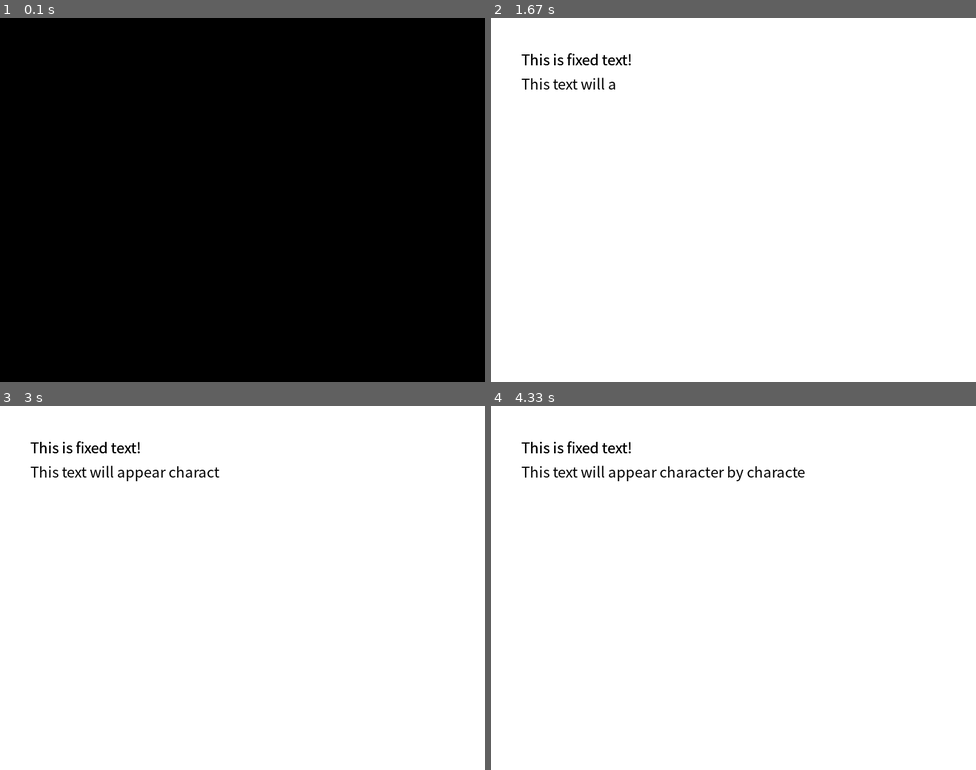
Above: before the commit, frames 1-4 (two rows, left to right).
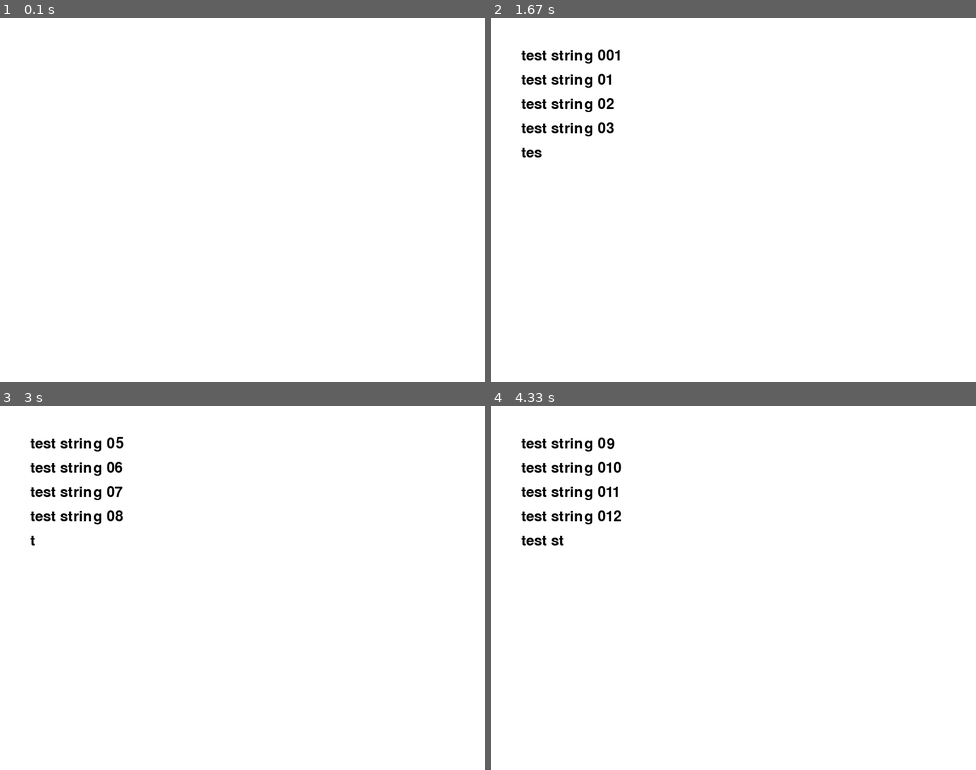
Above: after the commit, the same moments.

Repository: akeyi2018/py-game
Game: pygame game, started from Q_017/show_fix_text.py
Two runs of this game, one before a commit and one after it. Both use one fixed random seed, a clock stepped at 60 frames per second and the inputs below.
Inputs:
- Up to frame 1 (0.1 s): no input
- Up to frame 2 (1.67 s): tap Space at 0.33, 0.73, 1.03, 1.23, 1.57 s
- Up to frame 3 (3 s): tap Space at 1.87, 2.07, 2.37, 2.63, 2.97 s
- Up to frame 4 (4.33 s): tap Space at 3.27, 3.4, 3.8, 4.1 s

The runs differ from the first frame. In frame 1, 100% of the frame differs, in the area x 0-100%, y 0-100%; in frame 2, 1.5%; in frame 3, 1.6%; in frame 4, 2.0%.

Commit message:
add animation text

Diff:
--- a/Q_017/base_main.py
+++ b/Q_017/base_main.py
@@ -96,8 +96,11 @@
         self.battle.status.draw_status(self.display_surface)
         # self.battle_sprites.draw_battle()
         # print(dt)
-        self.animation_sprites.update(dt)
-        self.animation_sprites.draw(self.display_surface)
+        self.battle.text_sprites.update(dt)
+        if self.battle.text_sprites.animation_complete:
+            self.battle.text_sprites.finalize_animation()
+
+        self.battle.text_sprites.draw(self.display_surface, self.battle.battle_message)
 
 
     def show_game_over(self):
@@ -110,7 +113,7 @@
     def reset_game_state(self):
         # 全てのスプライトを再生成
         self.all_sprites = AllSprites()
-        self.battle_sprites = AllSprites()
+        # self.battle_sprites = AllSprites()
 
         # プレイヤーとマップを再生成
         self.player, self.current_map = Map(self.all_sprites).create()
--- a/Q_017/battle.py
+++ b/Q_017/battle.py
@@ -250,7 +250,8 @@
 
 
     def draw_text(self, screen):
-        self.text_sprites.display_text_animation(screen, self.set_message())
+        # self.text_sprites.display_text_animation(screen, self.set_message())
+        self.text_sprites.start_animation(self.set_message())
 
     def handle_mouse_event(self, event):
         # 戦闘中のみボタンの押下処理を有効化
--- a/Q_017/show_fix_text.py
+++ b/Q_017/show_fix_text.py
@@ -2,7 +2,7 @@
 import sys
 
 class TextAnimation(pg.sprite.Sprite):
-    def __init__(self, font, fore_color, bg_color, x, y, all_sprites, screen):
+    def __init__(self, font, fore_color, bg_color, x, y, screen):
         super().__init__()
         self.font = font
         self.color = fore_color
@@ -10,91 +10,137 @@
         self.x = x
         self.y = y
         self.screen = screen
-        self.all_sprites = all_sprites
-        self.all_sprites.add(self)
 
         # アニメーション用の変数
-        self.current_text = ''  # 現在表示されている文字列（1文字ずつ表示）
+        self.current_text = ''  # 現在表示されている文字列
         self.full_text = ''  # アニメーションで表示するテキスト
-        self.animation_timer = 0  # アニメーションの経過時間
-        self.text_position = (x, y)
-        self.fixed_text_surface = None  # 固定テキストを保存
-        self.fixed_text_position = None
+        self.animation_timer = 0  # アニメーション用のタイマー
+        self.fixed_texts = []  # 表示済みの固定テキスト
         self.animation_complete = False  # アニメーション完了フラグ
-
-    def set_fixed_text(self, text):
-        """固定テキストを設定し描画"""
-        self.fixed_text_surface = self.font.render(text, True, self.color)
-        self.fixed_text_position = (self.x, self.y)  # 固定テキストの描画位置
-        self.screen.blit(self.fixed_text_surface, self.fixed_text_position)
-        pg.display.update()
+        self.is_updating = False  # アニメーションが進行中かどうかを示すフラグ
+        self.ready_to_finalize = False  # finalize_animationを呼び出す準備ができたかのフラグ
+        self.pending_addition = None  # 次に追加する文字列
 
     def start_animation(self, string):
         """アニメーションを開始"""
-        self.current_text = ''  # アニメーション用の現在のテキストを初期化
+        # print(f"Starting animation with text: {string}")  # デバッグ用メッセージ
+        self.current_text = ''  # アニメーションの現在テキストを初期化
         self.full_text = string  # アニメーション対象のフルテキスト
-        self.animation_complete = False  # フラグをリセット
+        self.animation_complete = False  # アニメーション完了フラグをリセット
+        self.is_updating = True  # アニメーションが進行中とする
+        self.ready_to_finalize = False  # finalize_animationの準備ができていない
 
     def update(self, delta_time):
         """アニメーション処理"""
-        if self.animation_complete:
-            # アニメーションが完了している場合は、最後の状態を保持
-            self.image = self.font.render(self.current_text, True, self.color)
-            self.screen.blit(self.image, (self.x, self.y + 40))  # 完了後も表示を維持
-            return
+        if self.animation_complete and not self.ready_to_finalize:
+            return  # アニメーション完了時、finalizeが準備できていなければ処理しない
 
-        self.animation_timer += delta_time
-        if self.animation_timer >= 30:  # 30msごとに1文字追加
-            if len(self.current_text) < len(self.full_text):
-                self.current_text += self.full_text[len(self.current_text)]  # 1文字追加
-                self.image = self.font.render(self.current_text, True, self.color)
-                self.screen.blit(self.fixed_text_surface, self.fixed_text_position)  # 固定テキストを再描画
-                self.screen.blit(self.image, (self.x, self.y + 40))  # アニメーションテキストを描画
-                pg.display.update()
+        if self.is_updating:  # アニメーション中であれば、テキストを更新
+            self.animation_timer += delta_time
+            if self.animation_timer >= 30:  # 30msごとに1文字追加
+                if len(self.current_text) < len(self.full_text):
+                    self.current_text += self.full_text[len(self.current_text)]  # 次の1文字を追加
+                else:
+                    self.animation_complete = True  # アニメーションが完了
+                    self.is_updating = False  # アニメーション更新を停止
+                    self.ready_to_finalize = True  # finalize_animationを呼べる状態に
+                self.animation_timer = 0  # タイマーをリセット
+
+    def draw(self, fixed_texts):
+        """現在の状態を描画"""
+        # self.fixed_texts = fixed_texts
+        v = fixed_texts[:-1]
+        # すでに表示された固定テキストを描画
+        for i, text in enumerate(v):
+            text_surface = self.font.render(text, True, self.color)
+            self.screen.blit(text_surface, (self.x, self.y + i * 40))
+        # アニメーション中のテキストを描画（アニメーション中だけ）
+        if not self.animation_complete:
+            # print('NNNNN')
+            text_surface = self.font.render(self.current_text, True, self.color)
+            if len(fixed_texts) > 0:
+                pos = len(fixed_texts) -1
             else:
-                self.animation_complete = True  # アニメーションが完了
-            self.animation_timer = 0  # タイマーをリセット
+                pos = 0
+            self.screen.blit(text_surface, (self.x, self.y + pos * 40))
 
-WINDOW_WIDTH = 800
-WINDOW_HEIGHT = 600
+    # def draw_fix(self, fixed_texts):
+    #     # print(f"test string {fix_list}")
+    #     for i, text in enumerate(fixed_texts):
+    #         text_surface = self.font.render(text, True, self.color)
+    #         self.screen.blit(text_surface, (self.x, (self.y + i +1) * 40))
+
+    def finalize_animation(self):
+        """アニメーション終了後、テキストを固定リストに追加"""
+        if self.ready_to_finalize:  # finalize準備ができていれば実行
+            print(f"Finalizing animation with text: {self.full_text}")  # アニメーション終了時に表示する文字列
+            # self.fixed_texts.append((self.full_text, True))  # アニメーション済みとして追加
+            print(f"Finalizing animation with text: {self.fixed_texts}")
+            self.animation_complete = False  # 次のアニメーション用にリセット
+            self.ready_to_finalize = False  # finalize準備をリセット
+            # return self.full_text  # 完了した文字列を返す
+        return None
+
+# 画面設定
+WINDOW_WIDTH, WINDOW_HEIGHT = 800, 600
 WHITE = (255, 255, 255)
 BLACK = (0, 0, 0)
 
 pg.init()
 screen = pg.display.set_mode((WINDOW_WIDTH, WINDOW_HEIGHT))
+pg.display.set_caption("Text Animation Example")
 screen.fill(WHITE)
-pg.display.set_caption("Text Animation Example")
-font = pg.font.Font("../battle/Meiryo.ttf", 24)
-all_sprites = pg.sprite.Group()
+
+# フォント設定
+font = pg.font.Font(None, 36)  # `None`を使うとデフォルトフォントが利用されます
 clock = pg.time.Clock()
 
-# テキストアニメーションクラスの初期化
-text_animation = TextAnimation(font, BLACK, WHITE, 50, 50, all_sprites, screen)
+# TextAnimationクラスのインスタンスを作成
+text_animation = TextAnimation(font, BLACK, WHITE, 50, 50, screen)
 
-# 固定テキストの設定
-# text_animation.set_fixed_text("This is fixed text!")
+# 表示用のリスト（アニメーション状態を管理する）
+init_list = ["test string 001"]  # (テキスト, アニメーション済みフラグ)
+fix_list = []
 
-# アニメーションテキストの開始
-text_animation.start_animation("This text will appear character by character.")
-# text_animation.set_fixed_text("This is fixed text!")
+count = 0
 # メインループ
 while True:
-    delta_time = clock.tick(10)  # 毎秒60フレームで更新
+
+    delta_time = clock.tick(60)  # 毎秒60フレームで更新
     for event in pg.event.get():
+
         if event.type == pg.QUIT:
             pg.quit()
             sys.exit()
 
-    # 背景を白で塗りつぶして固定テキストを再描画
+        # スペースキーでリストを更新
+        if event.type == pg.KEYDOWN and event.key == pg.K_SPACE:
+
+            # 新しい文字列を作成し、アニメーションを開始
+            if count == 0:
+                new_string = init_list[0]
+            else:
+                new_string = f"test string 0{count}"
+            # print(f"New string to animate: {new_string}")  # ログの表示
+            text_animation.start_animation(new_string)  # 新しい文字列でアニメーション開始
+            count += 1
+            fix_list.append(new_string)
+            if len(fix_list) > 5:
+                del fix_list[0]
+            # print(f"test string {fix_list}")
+
+    # 背景を白で塗りつぶし
     screen.fill(WHITE)
-    text_animation.set_fixed_text("This is fixed text!")
-    # text_animation.start_animation("This text will appear character by character.")
 
-    # アニメーションの更新
+    # アニメーションを更新
     text_animation.update(delta_time)
 
-    # アニメーションが終了した後も表示を維持
-    # if text_animation.animation_complete:
-    #     print("Animation completed!")  # アニメーションが終了したらメッセージを表示（他の処理に置き換え可能）
+    # アニメーションが終了したら現在の文字列を固定
+    if text_animation.animation_complete:
+        text_animation.finalize_animation()
 
+    # 描画
+    text_animation.draw(fix_list)
+
+    # 画面を更新
     pg.display.flip()
--- a/Q_017/utils.py
+++ b/Q_017/utils.py
@@ -64,6 +64,9 @@
         self.font = font
         self.color = fore_color
         self.bg_color = bg_color
+        self.x = x
+        self.y = y
+        # self.screen = screen
         self.current_text = ''  # 現在表示されている文字列（1文字ずつ表示）
         self.full_text = ''  # 完全なテキスト（最初は全て表示されない）
         self.image = self.font.render(self.current_text, True, self.color)
@@ -72,26 +75,81 @@
         self.all_sprites = all_sprites
         self.all_sprites.add(self)
         self.animation_timer = 0  # アニメーションの経過時間
+        self.animation_complete = False  # アニメーション完了フラグ
+        self.is_updating = False  # アニメーションが進行中かどうかを示すフラグ
+        self.ready_to_finalize = False  # finalize_animationを呼び出す準備ができたかのフラグ
+
+    # def update(self, delta_time):
+    #     """ 1文字ずつアニメーションで表示する """
+    #     self.animation_timer += delta_time
+    #     if self.animation_timer >= 30:  # 30msごとに1文字追加
+    #         if len(self.current_text) < len(self.full_text):
+    #             self.current_text += self.full_text[len(self.current_text)]  # 1文字追加
+    #             self.image = self.font.render(self.current_text, True, self.color)
+    #             self.surface = self.image
+    #         self.animation_timer = 0  # タイマーをリセット
 
     def update(self, delta_time):
-        """ 1文字ずつアニメーションで表示する """
-        self.animation_timer += delta_time
-        if self.animation_timer >= 5:  # 30msごとに1文字追加
-            if len(self.current_text) < len(self.full_text):
-                self.current_text += self.full_text[len(self.current_text)]  # 1文字追加
-                self.image = self.font.render(self.current_text, True, self.color)
-                self.surface = self.image
-            self.animation_timer = 0  # タイマーをリセット
+        """アニメーション処理"""
+        if self.animation_complete and not self.ready_to_finalize:
+            return  # アニメーション完了時、finalizeが準備できていなければ処理しない
 
-    def display_text_animation(self, screen, message):
-        """ メッセージを引数として受け取り、1文字ずつ表示するアニメーション """
-        print(message)
-        self.full_text = message  # 引数で受け取ったメッセージを設定
-        self.current_text = ''  # 現在の表示テキストをリセット
-        self.image = self.font.render(self.current_text, True, self.color)  # 変更後のテキストを空文字で初期化
-        self.surface = self.image
-        self.animation_timer = 0  # アニメーションをリセット
+        if self.is_updating:  # アニメーション中であれば、テキストを更新
+            self.animation_timer += delta_time
+            if self.animation_timer >= 2:  # 30msごとに1文字追加
+                if len(self.current_text) < len(self.full_text):
+                    self.current_text += self.full_text[len(self.current_text)]  # 次の1文字を追加
+                else:
+                    self.animation_complete = True  # アニメーションが完了
+                    self.is_updating = False  # アニメーション更新を停止
+                    self.ready_to_finalize = True  # finalize_animationを呼べる状態に
+                self.animation_timer = 0  # タイマーをリセット
 
-        # screen.fill((0, 0, 0))  # 背景を毎フレーム白に塗りつぶし
-        screen.blit(self.surface, self.rect.topleft)
-        pg.display.update()
+    # def display_text_animation(self, screen, message):
+    #     """ メッセージを引数として受け取り、1文字ずつ表示するアニメーション """
+    #     print(message)
+    #     self.full_text = message  # 引数で受け取ったメッセージを設定
+    #     self.current_text = ''  # 現在の表示テキストをリセット
+    #     self.image = self.font.render(self.current_text, True, self.color)  # 変更後のテキストを空文字で初期化
+    #     self.surface = self.image
+    #     self.animation_timer = 0  # アニメーションをリセット
+
+    #     # screen.fill((0, 0, 0))  # 背景を毎フレーム白に塗りつぶし
+    #     screen.blit(self.surface, self.rect.topleft)
+    #     pg.display.update()
+
+    def draw(self, screen, fixed_texts):
+        """現在の状態を描画"""
+        # self.fixed_texts = fixed_texts
+        v = fixed_texts[:-1]
+        # すでに表示された固定テキストを描画
+        for i, text in enumerate(v):
+            text_surface = self.font.render(text, True, self.color)
+            screen.blit(text_surface, (self.x, self.y + i * 40))
+        # アニメーション中のテキストを描画（アニメーション中だけ）
+        if not self.animation_complete:
+            # print('NNNNN')
+            text_surface = self.font.render(self.current_text, True, self.color)
+            if len(fixed_texts) > 0:
+                pos = len(fixed_texts) -1
+            else:
+                pos = 0
+            screen.blit(text_surface, (self.x, self.y + pos * 40))
+
+    def start_animation(self, string):
+        """アニメーションを開始"""
+        # print(f"Starting animation with text: {string}")  # デバッグ用メッセージ
+        self.current_text = ''  # アニメーションの現在テキストを初期化
+        self.full_text = string  # アニメーション対象のフルテキスト
+        self.animation_complete = False  # アニメーション完了フラグをリセット
+        self.is_updating = True  # アニメーションが進行中とする
+        self.ready_to_finalize = False  # finalize_animationの準備ができていない
+
+    def finalize_animation(self):
+        """アニメーション終了後、テキストを固定リストに追加"""
+        if self.ready_to_finalize:  # finalize準備ができていれば実行
+            print(f"Finalizing animation with text: {self.full_text}")  # アニメーション終了時に表示する文字列
+            self.animation_complete = False  # 次のアニメーション用にリセット
+            self.ready_to_finalize = False  # finalize準備をリセット
+            # return self.full_text  # 完了した文字列を返す
+        return None
